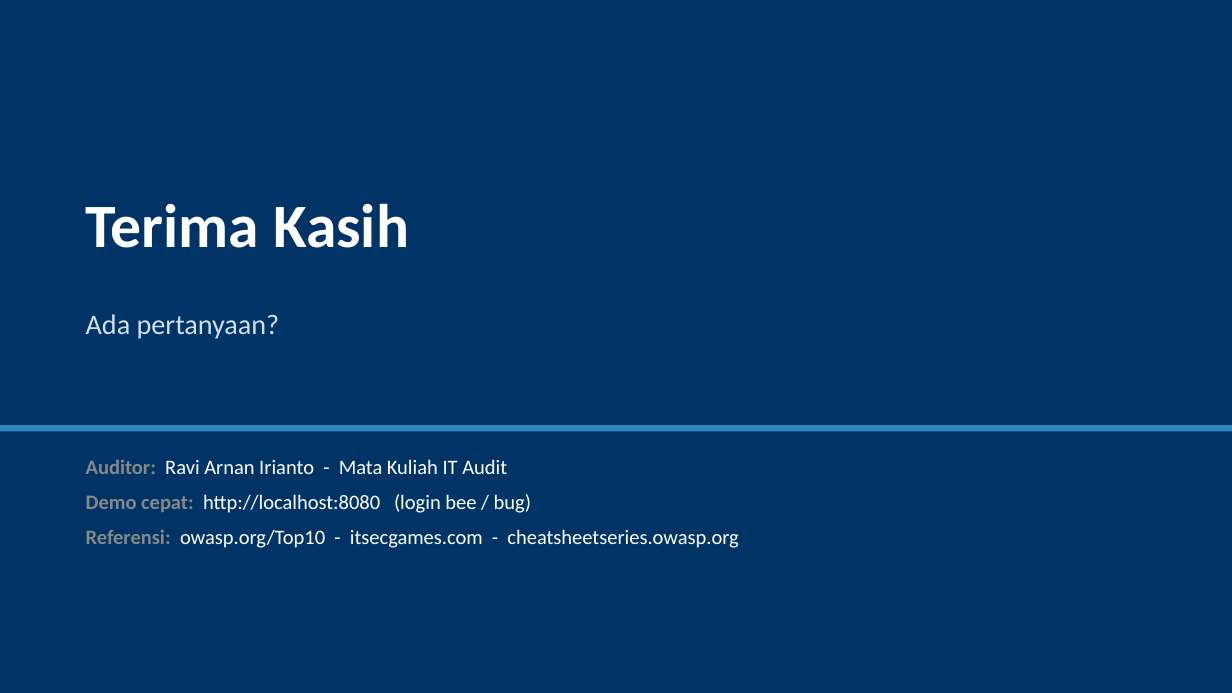
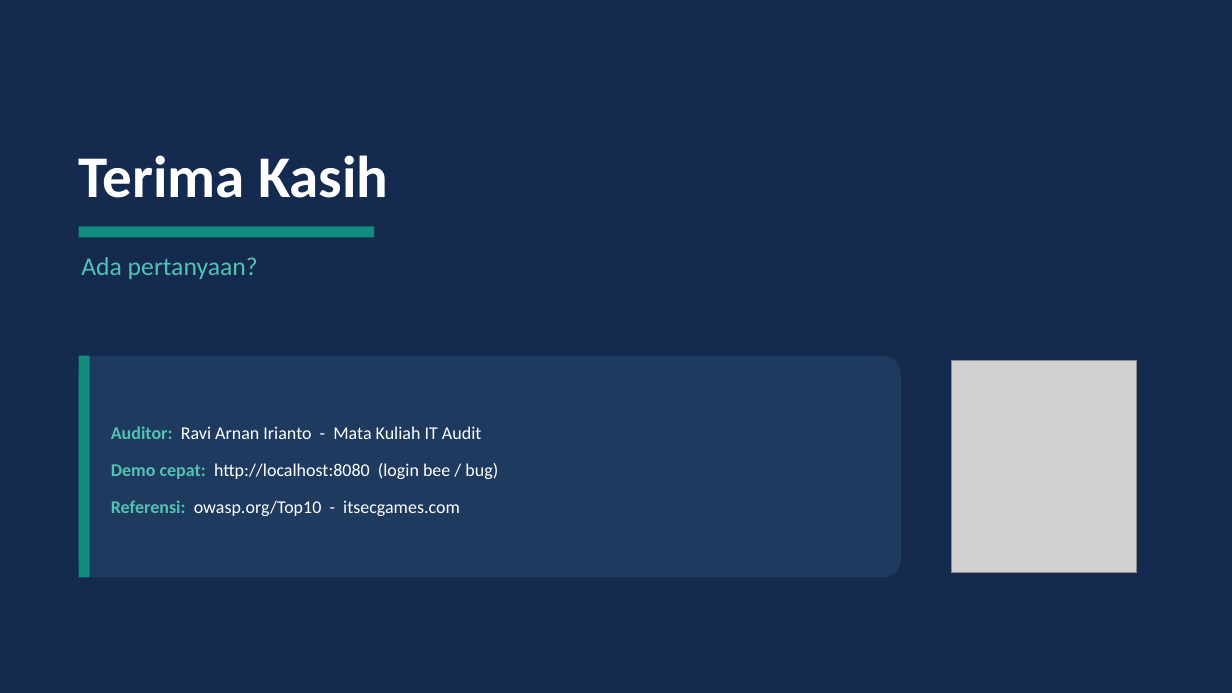
Before and after one commit to ravi-arnan/it-audit-bwapp, a slide deck: slide 17 of doc/presentasi_audit_bwapp.pptx. Drawn at 1232x693 pixels with LibreOffice and Linux fonts; fonts in the diff are those of the drawing; grey boxes stand for pictures. Boxes give left, top, right and bottom in pixels: in the first picture for what was removed or moved away, otherwise in the second. Text is boxed around its words. In the diff, an @@ line names an element or a change of style, - is before the commit and + after.

```diff
--- a/doc/presentasi_audit_bwapp.pptx
+++ b/doc/presentasi_audit_bwapp.pptx
@@ rectangle at [0, 0, 1232, 693]: fill #003366 to #142A4F @@
@@ text "Terima Kasih": place and size @@
-text "Terima Kasih" at [86, 203, 409, 248]
+text "Terima Kasih" at [79, 155, 388, 198]
@@ text "Terima Kasih" at [79, 155, 388, 198]: size 48 to 46 pt; less space between paragraphs @@
@@ rectangle: place and size @@
-rectangle at [0, 425, 1232, 432]
+rectangle at [79, 226, 374, 238]
@@ rectangle at [79, 226, 374, 238]: fill #2E86C1 to #128C7E @@
@@ text "Ada pertanyaan?": place and size @@
-text "Ada pertanyaan?" at [86, 314, 280, 339]
+text "Ada pertanyaan?" at [81, 257, 258, 279]
@@ text "Ada pertanyaan?" at [81, 257, 258, 279]: size 22 to 20 pt, text colour #CFE0F0 to #53C2B2; less space between paragraphs @@
@@ rounded rectangle added at [79, 356, 901, 578], fill #1E3A5F @@
@@ rectangle added at [79, 356, 90, 578], fill #128C7E @@
@@ text "Auditor: Ravi Arnan Irianto - ...": place and size @@
-text "Auditor: Ravi Arnan Irianto - ..." at [86, 459, 738, 548]
+text "Auditor: Ravi Arnan Irianto - ..." at [111, 426, 498, 516]
@@ text "Auditor: Ravi Arnan Irianto - ..." at [111, 426, 498, 516]: vertical alignment top to middle @@
@@ picture added at [952, 360, 1137, 573] @@
@@ text at [111, 426, 498, 479]: size 16 to 14 pt in "Auditor: Ravi Arnan Irianto - Mata Kuliah ...", "Demo cepat: http://localhost:8080 (login bee / bug)"; text colour #888888 to #53C2B2 in "Auditor:", "Demo cepat:"; more space between paragraphs @@
@@ text at [111, 500, 460, 516]: text changed; size 16 to 14 pt @@
-Referensi: owasp.org/Top10 - itsecgames.com - cheatsheetseries.owasp.org
+Referensi: owasp.org/Top10 - itsecgames.com
```
Also in this commit, not shown: 16 other slides changed, 2 other files.
